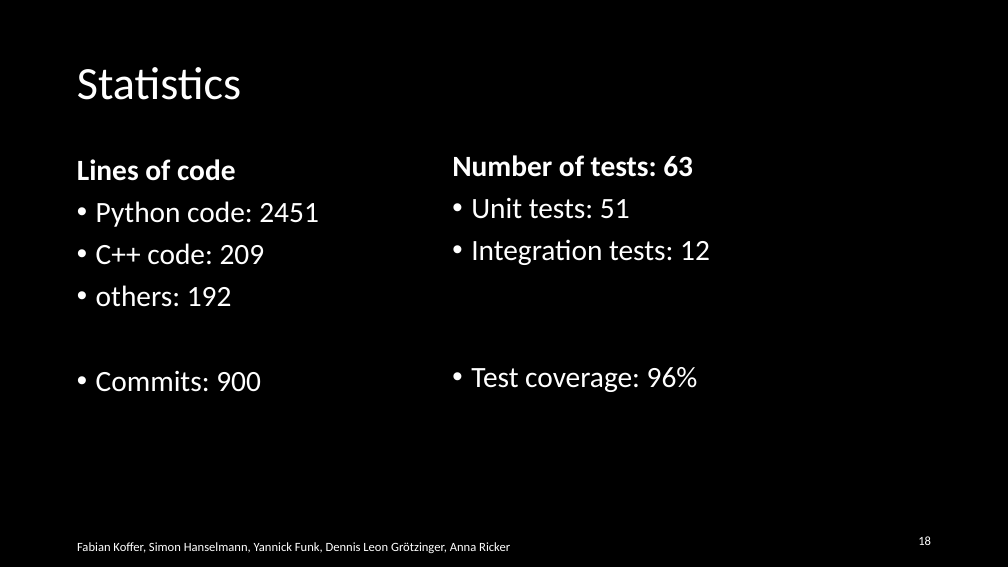
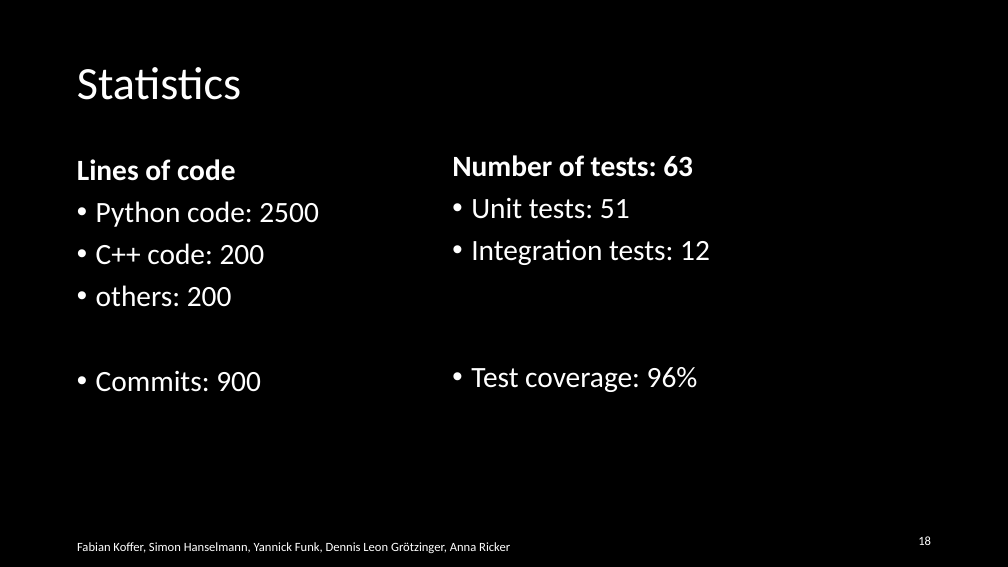
Before and after one commit to TheSlimvReal/PSE---LA-meets-ML, a slide deck: slide 18 of Final Presentation/La meets ML.pptx. Drawn at 1008x567 pixels with LibreOffice and Linux fonts; fonts in the diff are those of the drawing. Boxes give left, top, right and bottom in pixels: in the first picture for what was removed or moved away, otherwise in the second. Text is boxed around its words. In the diff, an @@ line names an element or a change of style, - is before the commit and + after.

```diff
--- a/Final Presentation/La meets ML.pptx
+++ b/Final Presentation/La meets ML.pptx
@@ text at (x1=96, y1=201, x2=319, y2=307): text changed @@
-• Python code: 2451
-• C++ code: 209
-• others: 192
+• Python code: 2500
+• C++ code: 200
+• others: 200
```
